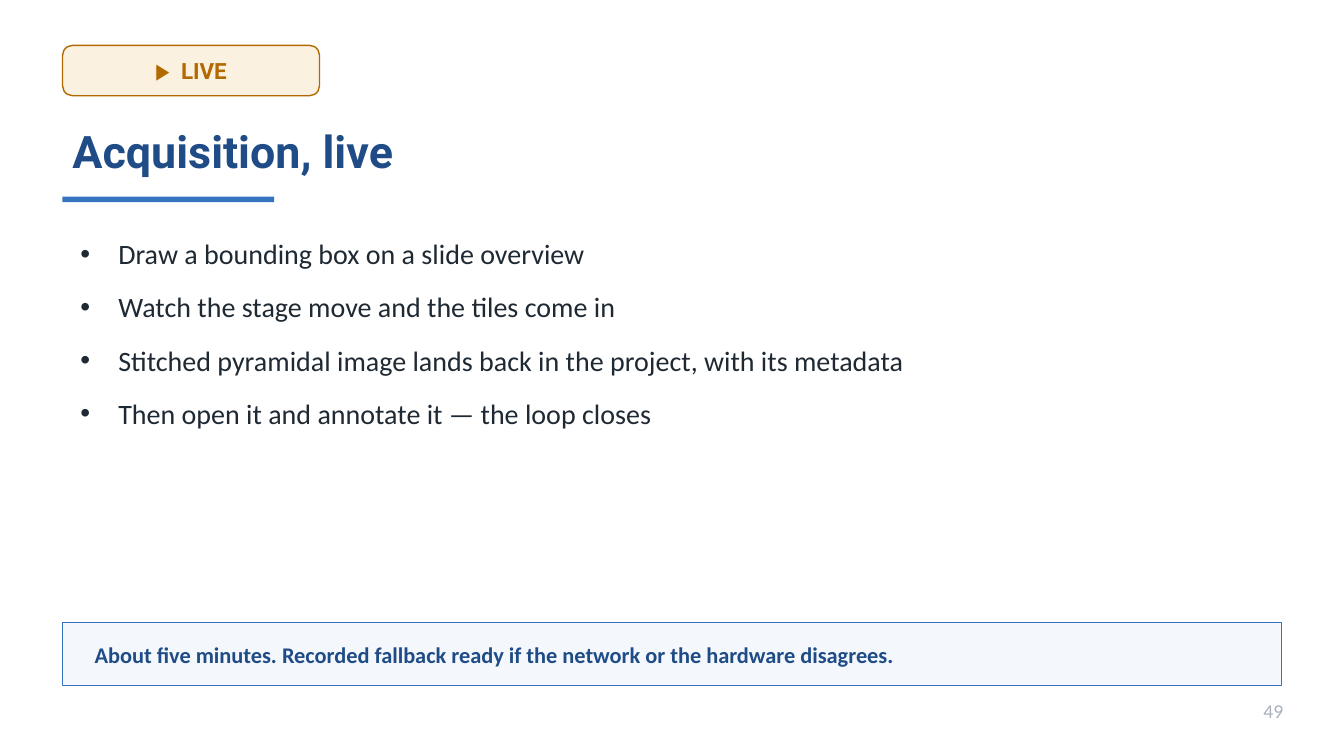
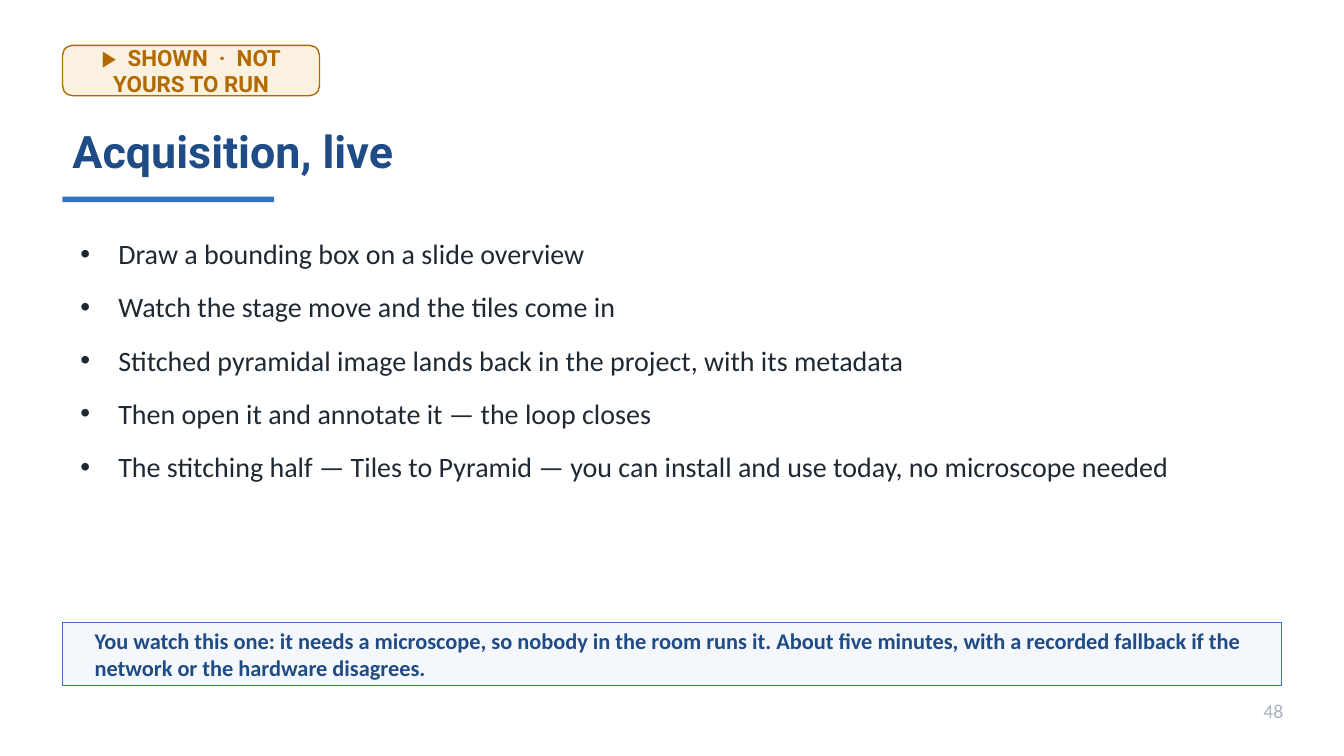
Before and after one commit to MichaelSNelson/BINA-I2K-2026-QuPath-Extensions, a slide deck: slide 48 of I2K_2026_QuPath_Extensions.pptx (slide 49 before the commit). Drawn at 1344x756 pixels with LibreOffice and Linux fonts; fonts in the diff are those of the drawing. Boxes give left, top, right and bottom in pixels: in the first picture for what was removed or moved away, otherwise in the second. Text is boxed around its words. In the diff, an @@ line names an element or a change of style, - is before the commit and + after.

```diff
--- a/I2K_2026_QuPath_Extensions.pptx
+++ b/I2K_2026_QuPath_Extensions.pptx
@@ text at bbox=[113, 45, 281, 97]: text changed @@
-▶ LIVE
+▶ SHOWN · NOT YOURS TO RUN
@@ text at bbox=[118, 457, 1168, 482]: paragraph added @@
+• The stitching half — Tiles to Pyramid — you can install and use today, no microscope needed
@@ text at bbox=[95, 633, 1240, 680]: text changed @@
-About five minutes. Recorded fallback ready if the network or the hardware disagrees.
+You watch this one: it needs a microscope, so nobody in the room runs it. About five minutes, with a recorded fallback if the network or the hardware disagrees.
@@ text at bbox=[1263, 705, 1283, 718]: text changed @@
-49
+48
```
Also in this commit, not shown: 26 other slides changed, 1 slide removed, 11 other files.
